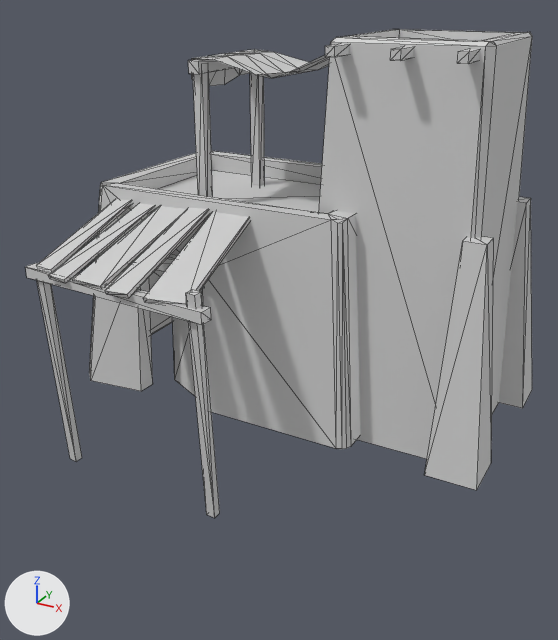
What one commit did to the COLLADA model art/meshes/structural/umay_storehouse_B.dae.
One viewpoint serves both versions: a 50 mm lens placed at (11.1, -20.5, 12.8), pointed at (0.1, -0.5, 2.8). The lights are fixed; the arrows at lower left show +X, +Y and +Z. Mesh edges are drawn as thin lines.

The first picture shows 'Storehouse'.
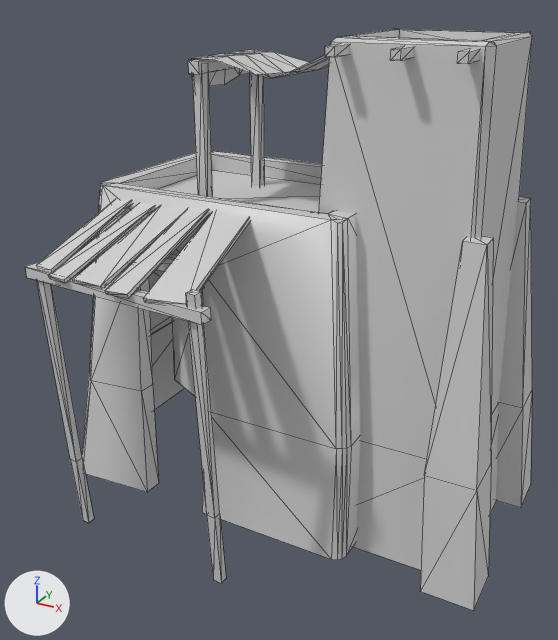
Changed parts and their boxes [x1, y1, x2, y2] in the pictures (558 x 640 px):
'Storehouse', reshaped (19% taller)
    before: [26, 29, 532, 518]
    after: [26, 29, 532, 611]
part 1 of me_cube_021, added
    after: [70, 322, 532, 611]

What changed in the scene script:
```text
Change me_cube_021:
    used by ob_storehouse; location = (0.0, 0.0, 0.0)
    remove me_cube_021.from_pydata(...)  # 301 vertices, 428 faces; spans x -7.01..7.35, y -5.85..5.14, z -1.67..11.4
    add me_cube_021.from_pydata(...)  # 339 vertices, 502 faces; spans x -7.73..7.75, y -5.85..5.45, z -4.59..11.4
    me_cube_021 part 1
    32 vertices are added at x -7.73..7.75, y -4.98..5.45, z -4.59..-4.25
    6 new vertices lie (0.0, 0.21, -2.62) away from vertices in x -5.28..0.57, y -5.21..-4.72, z -1.67..-1.63
    74 new faces join them
```
